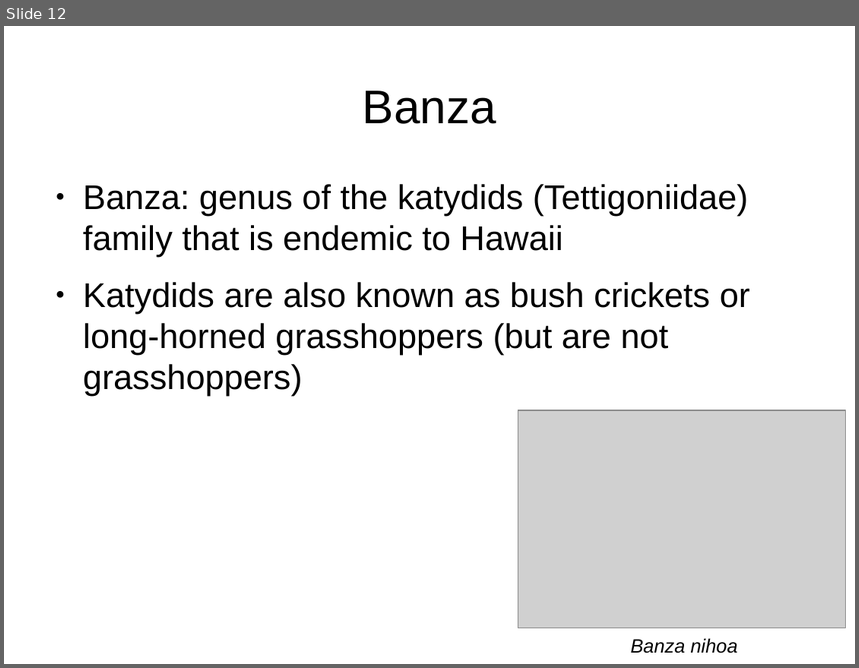
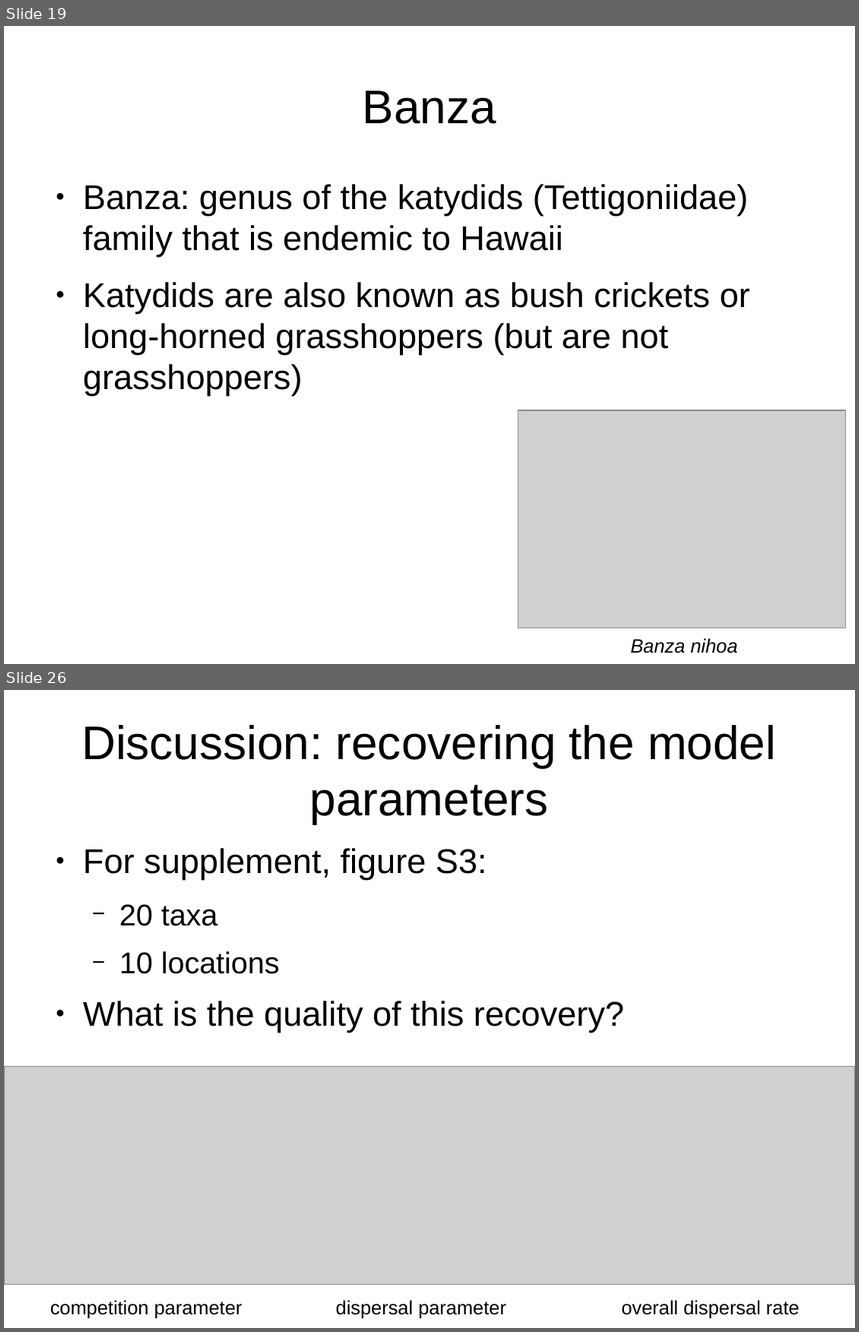
Before and after one commit to richelbilderbeek/Science, a slide deck: Presentations/RanjardEtAl2014.odp. Shown one above the other, each under a label of ours: slide 12 before the commit, slides 19 and 26 after it; the slides between them are not shown. The pictures are 859x668 and 859x1332 pixels, drawn with LibreOffice and Linux fonts; fonts in the diff are those of the drawing; grey boxes stand for pictures. Boxes give left, top, right and bottom in pixels: in the first picture for what was removed or moved away, otherwise in the second. Text is boxed around its words. In the diff, an @@ line names an element or a change of style, - is before the commit and + after.

```diff
--- a/Presentations/RanjardEtAl2014.odp
+++ b/Presentations/RanjardEtAl2014.odp
@@ slide 26 added at bbox=[4, 690, 855, 1328], background #FFFFFF @@
@@ title added at bbox=[82, 725, 776, 825], 44 pt, text #000000 @@
+Discussion: recovering the model parameters
@@ text added at bbox=[83, 848, 624, 1033], 32 pt, text #000000 @@
+● For supplement, figure S3:
+  − 20 taxa
+  − 10 locations
+● What is the quality of this recovery?
@@ picture added at bbox=[4, 1067, 855, 1285] @@
@@ text added at bbox=[50, 1300, 243, 1319], 18 pt, text #000000 @@
+competition parameter
@@ text added at bbox=[336, 1300, 506, 1319], 18 pt, text #000000 @@
+dispersal parameter
@@ text added at bbox=[622, 1300, 800, 1319], 18 pt, text #000000 @@
+overall dispersal rate
@@ what was slide 12 is now slide 19 @@
```
Also in this commit, not shown: 3 slides changed, 15 other slides added, 3 slides removed, 10 other files.
